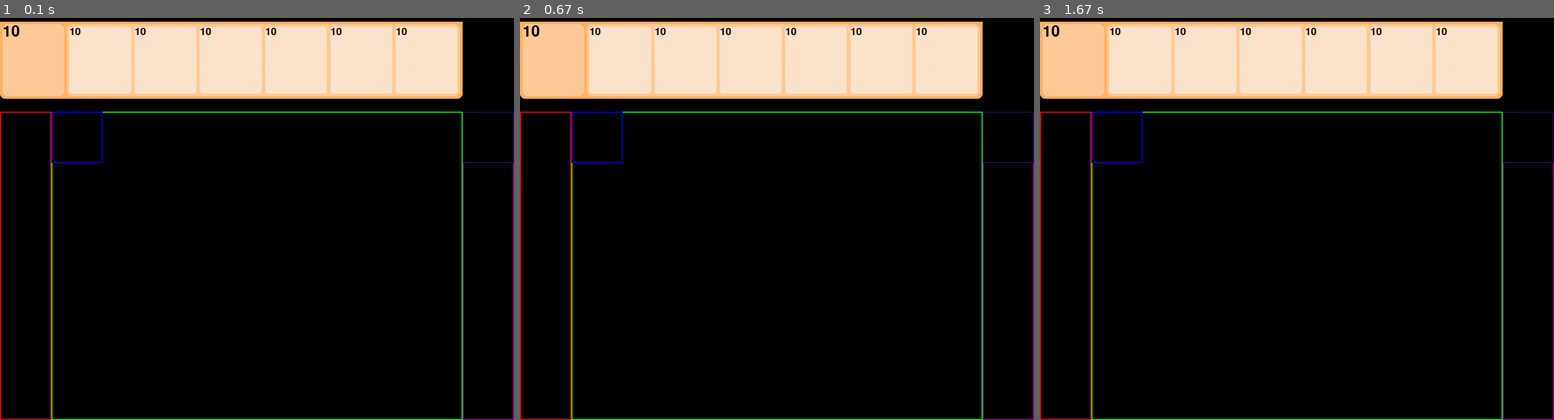
Above: before the commit, frames 1-3 (left to right).
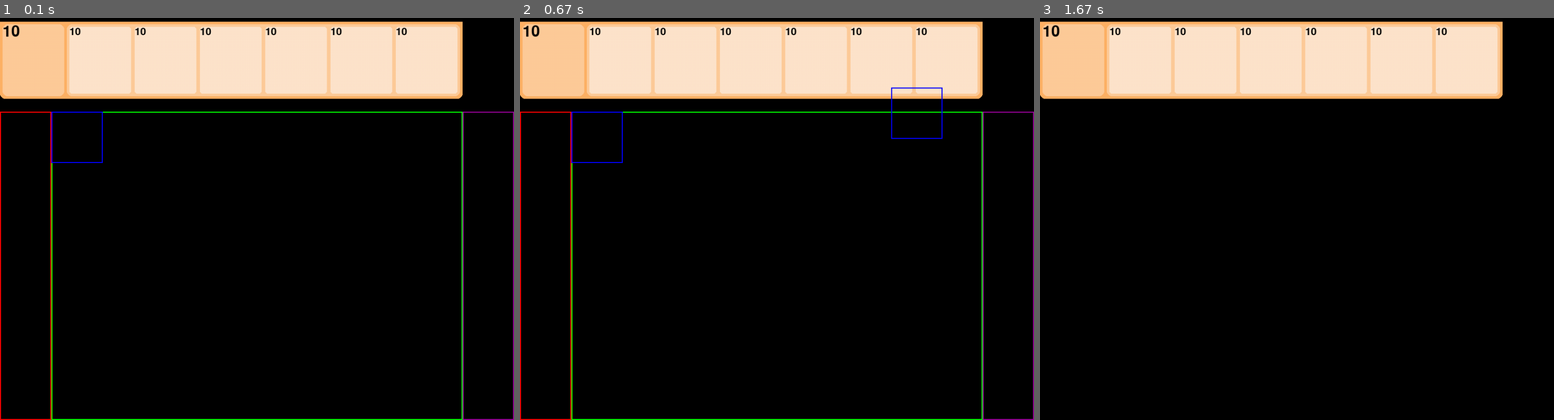
Above: after the commit, the same moments.

Repository: kapusta-gg/pygame_group5
Game: pygame game, started from main.py
Two runs of this game, one before a commit and one after it. Both use one fixed random seed, a clock stepped at 60 frames per second and the inputs below.
Inputs (mouse positions are in pixels of both pictures, inside the frame that each line leads up to):
- Up to frame 1 (0.1 s): no input
- Up to frame 2 (0.67 s): press the mouse at (946, 62) at 0.37 s; move the mouse to (920, 74) at 0.47 s; release the mouse at (890, 86) at 0.6 s
- Up to frame 3 (1.67 s): hold F1 0.67-1.13 s; click (1404, 158) at 1.22 s

The runs differ from the first frame. In frame 1, 0.1% of the frame differs, in the area x 90-100%, y 23-37%; in frame 2, 0.3%; in frame 3, 1.7%, in the area x 0-100%, y 23-100%.

Commit message:
Результат второго занятия

Diff:
--- a/main.py
+++ b/main.py
@@ -1,3 +1,5 @@
+import pygame
+
 from models.zone import *
 from models.interface import *
 from models.entities.plants import *
@@ -14,26 +16,51 @@
 
     hud = MainHUD()
 
+    isShowHitbox = True
+    isPlantOnCursor = False
+
+    clock = pygame.time.Clock()
+
+    plant_on_cursor = None
+
     #Тестовые
     plant = Plant(100, 200)
-    zombie = Zombie(900 ,200)
+    zombie = Zombie(900, 200)
 
     running = True
     while running:
+        tick = clock.tick()
         # Просматриваем все события
         for event in pygame.event.get():
             if event.type == pygame.QUIT:
                 running = False
+
+            if event.type == pygame.KEYDOWN:
+                if event.key == pygame.K_F1:
+                    isShowHitbox = not isShowHitbox
+
+            if event.type == pygame.MOUSEBUTTONDOWN:
+                plant_on_cursor = hud.check_mouse_pos(event.pos)
+                if plant_on_cursor is not None:
+                    isPlantOnCursor = True
+                else:
+                    isPlantOnCursor = False
+
+            if event.type == pygame.MOUSEMOTION and isPlantOnCursor:
+                plant_on_cursor.change_pos(event.pos)
+
         # Логика
-
+        zombie.move(tick)
         # Отрисовка объектов
         screen.fill((0, 0, 0))
-        dead_zone.draw(screen)
-        main_zone.draw(screen)
-        spawn_zone.draw(screen)
         hud.draw(screen)
-
-        plant.draw(screen)
-        zombie.draw(screen)
+        if isShowHitbox:
+            dead_zone.draw(screen)
+            main_zone.draw(screen)
+            spawn_zone.draw(screen)
+            plant.draw(screen)
+            zombie.draw(screen)
+            if plant_on_cursor is not None:
+                plant_on_cursor.draw(screen)
         # Обновление экрана
         pygame.display.flip()
--- a/models/entities/plants.py
+++ b/models/entities/plants.py
@@ -1,4 +1,6 @@
 import pygame
+
+X, Y = 0, 1
 
 
 class Plant:
@@ -8,3 +10,7 @@
 
     def draw(self, screen: pygame.Surface):
         pygame.draw.rect(screen, self.plant_color, self.plant_hitbox, width=2)
+
+    def change_pos(self, pos):
+        self.plant_hitbox.x = pos[X]
+        self.plant_hitbox.y = pos[Y]
--- a/models/entities/zombies.py
+++ b/models/entities/zombies.py
@@ -2,9 +2,17 @@
 
 
 class Zombie:
+    SPEED = 1000000
+
     def __init__(self, x: int, y: int):
-        self.zombie_hitbox = pygame.rect.Rect(x, y, 100, 100)
+        self.x = x
+        self.y = y
+        self.zombie_hitbox = pygame.rect.Rect(self.x, self.y, 100, 100)
         self.zombie_color = pygame.color.Color((51, 0, 102))
 
     def draw(self, screen: pygame.Surface):
         pygame.draw.rect(screen, self.zombie_color, self.zombie_hitbox, width=2)
+
+    def move(self, tick):
+        self.x -= (Zombie.SPEED * tick) / 1000
+        self.zombie_hitbox.x = self.x
--- a/models/interface.py
+++ b/models/interface.py
@@ -1,4 +1,7 @@
 import pygame
+from models.entities.plants import *
+
+X, Y = 0, 1
 
 
 class MainHUD:
@@ -28,6 +31,13 @@
         for card in self.cards_list:
             card.draw(screen)
 
+    def check_mouse_pos(self, pos):
+        for card in self.cards_list:
+            check_x = card.back.x < pos[X] < card.back.x + card.back.w
+            check_y = card.back.y < pos[Y] < card.back.y + card.back.h
+            if check_x and check_y:
+                return card.plant(*pos)
+
 
 class PlantCard:
     FONT_SIZE = 30
@@ -37,6 +47,7 @@
         self.back_color = pygame.color.Color(255, 229, 204)
         self.cash_font = pygame.font.Font(None, PlantCard.FONT_SIZE)
         self.cash_text = self.cash_font.render("10", True, (0, 0, 0))
+        self.plant = Plant
 
     def draw(self, screen: pygame.Surface):
         pygame.draw.rect(screen, self.back_color, self.back, border_radius=5)
